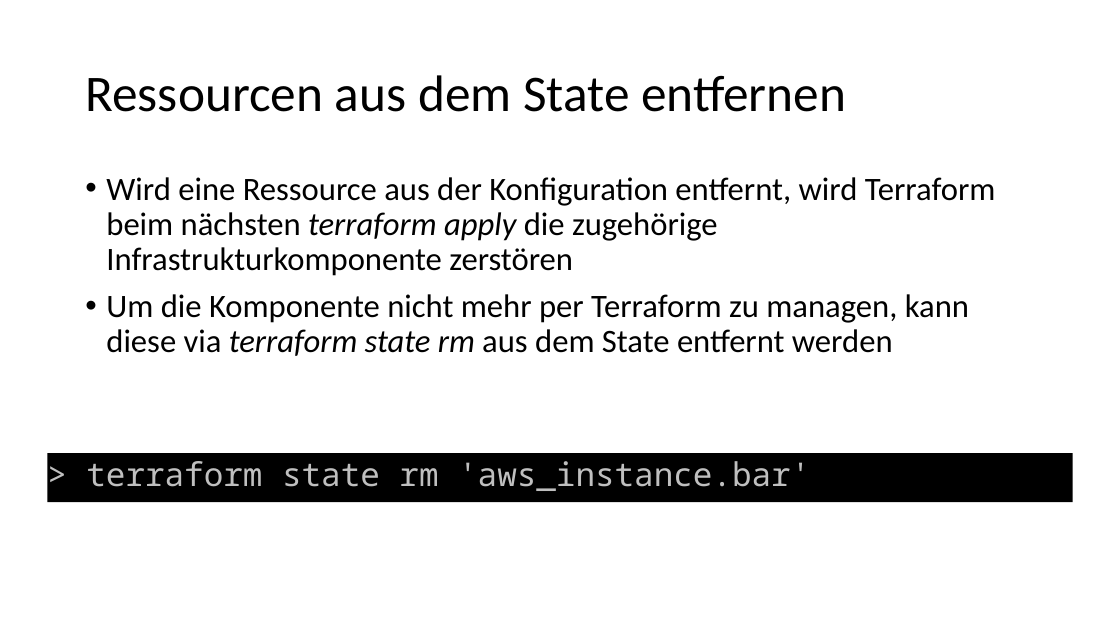
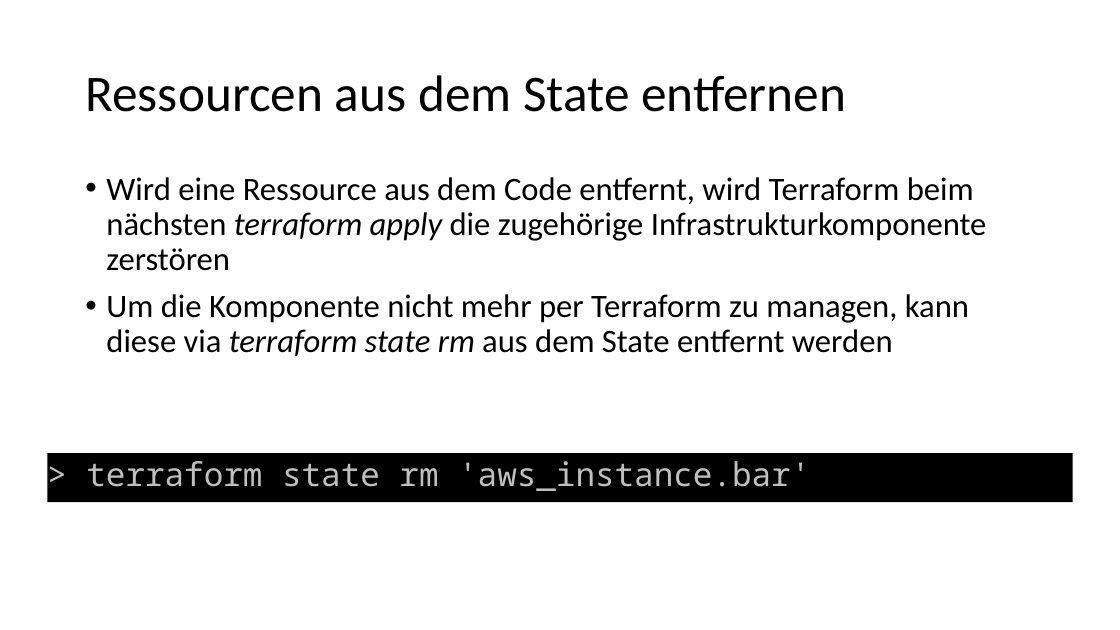
Before and after one commit to djakielski/terraform-schulung, a slide deck: slide 9 of Modul_07_TF_Backends/Backends.pptx. Drawn at 1120x630 pixels with LibreOffice and Linux fonts; fonts in the diff are those of the drawing. Boxes give left, top, right and bottom in pixels: in the first picture for what was removed or moved away, otherwise in the second. Text is boxed around its words. In the diff, an @@ line names an element or a change of style, - is before the commit and + after.

```diff
--- a/Modul_07_TF_Backends/Backends.pptx
+++ b/Modul_07_TF_Backends/Backends.pptx
@@ text at [106,177,987,271]: text changed @@
-• Wird eine Ressource aus der Konfiguration entfernt, wird Terraform beim nächsten terraform apply die zugehörige Infrastrukturkomponente zerstören
+• Wird eine Ressource aus dem Code entfernt, wird Terraform beim nächsten terraform apply die zugehörige Infrastrukturkomponente zerstören
```
Also in this commit, not shown: 2 other slides changed, 1 other file.
